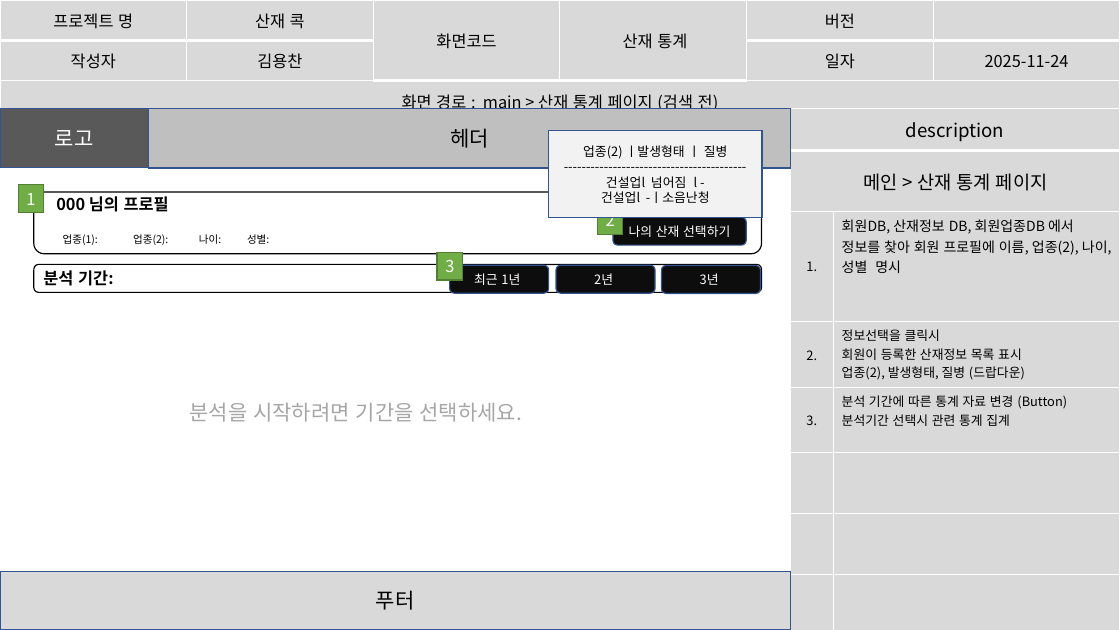
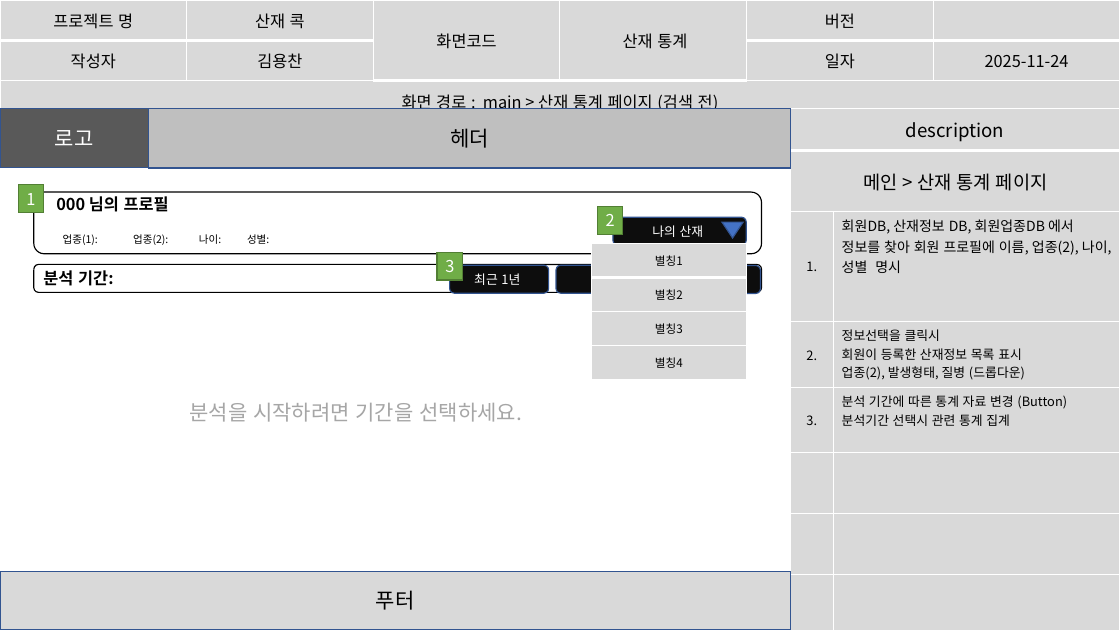
Before and after one commit to imyongchan/source, a slide deck: slide 29 of 최종 기획/스토리보드1201.pptx. Drawn at 1120x630 pixels with LibreOffice and Linux fonts; fonts in the diff are those of the drawing. Boxes give left, top, right and bottom in pixels: in the first picture for what was removed or moved away, otherwise in the second. Text is boxed around its words. In the diff, an @@ line names an element or a change of style, - is before the commit and + after.

```diff
--- a/최종 기획/스토리보드1201.pptx
+++ b/최종 기획/스토리보드1201.pptx
@@ table at (x1=791, y1=108, x2=1120, y2=613) @@
-row 4, column 2: 정보선택을 클릭시 / 회원이 등록한 산재정보 목록 표시 / 업종(2), 발생형태, 질병 (드랍다운)
+row 4, column 2: 정보선택을 클릭시 / 회원이 등록한 산재정보 목록 표시 / 업종(2), 발생형태, 질병 (드롭다운)
@@ rectangle removed at (x1=549, y1=131, x2=762, y2=218) @@
-업종(2) ㅣ발생형태 ㅣ 질병
------------------------------------------
-건설업l 넘어짐 l -
-건설업l -ㅣ소음난청
@@ text in rounded rectangle at (x1=652, y1=225, x2=704, y2=237): text changed @@
-나의 산재 선택하기
+나의 산재
@@ triangle added at (x1=722, y1=222, x2=743, y2=238), fill #4472C4, outline #325491 1 pt @@
@@ table added at (x1=592, y1=244, x2=746, y2=380), 4 rows, 1 columns @@
+별칭1
+별칭2
+별칭3
+별칭4
```
Also in this commit, not shown: 13 other slides changed, 1 slide added, 1 slide removed.
